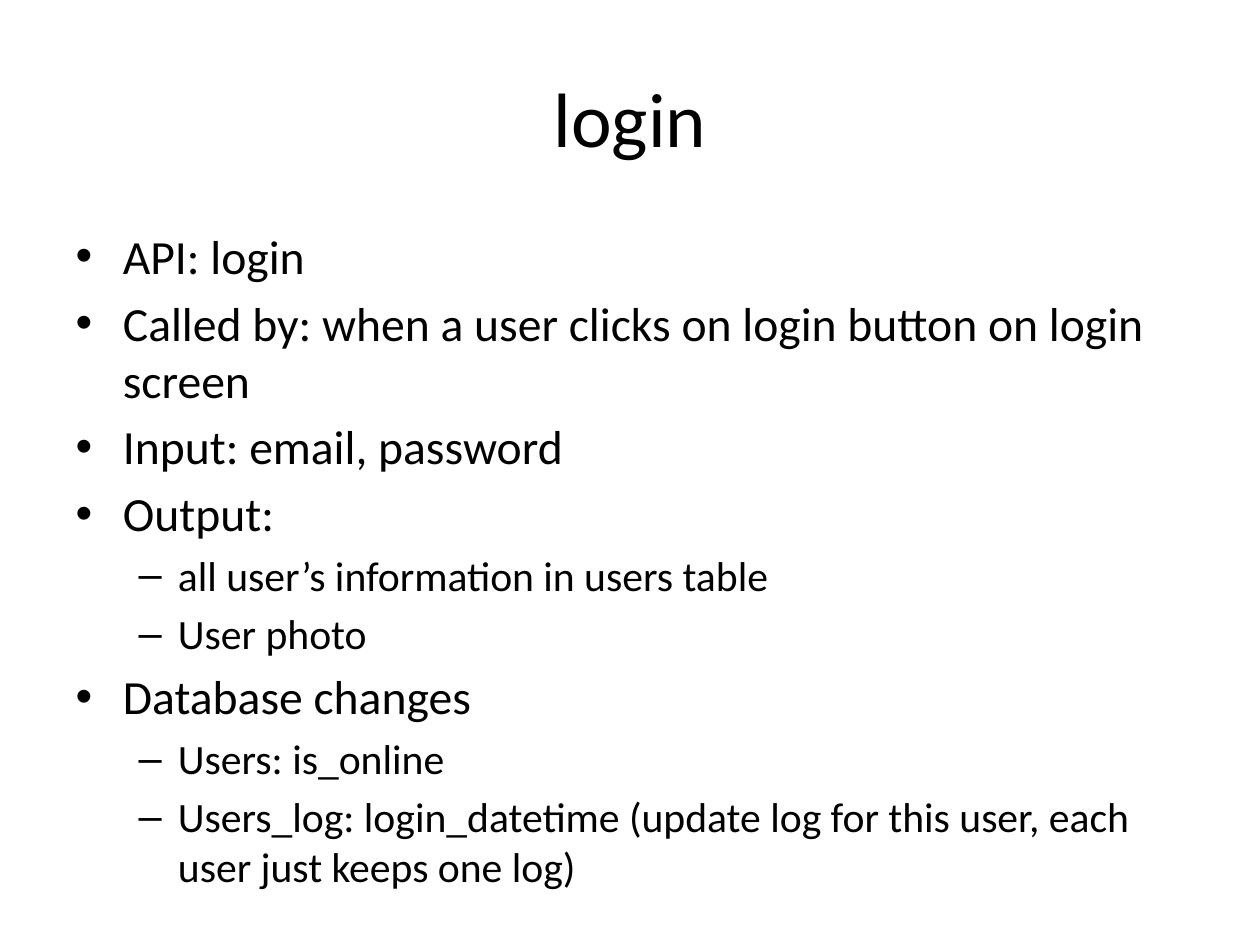
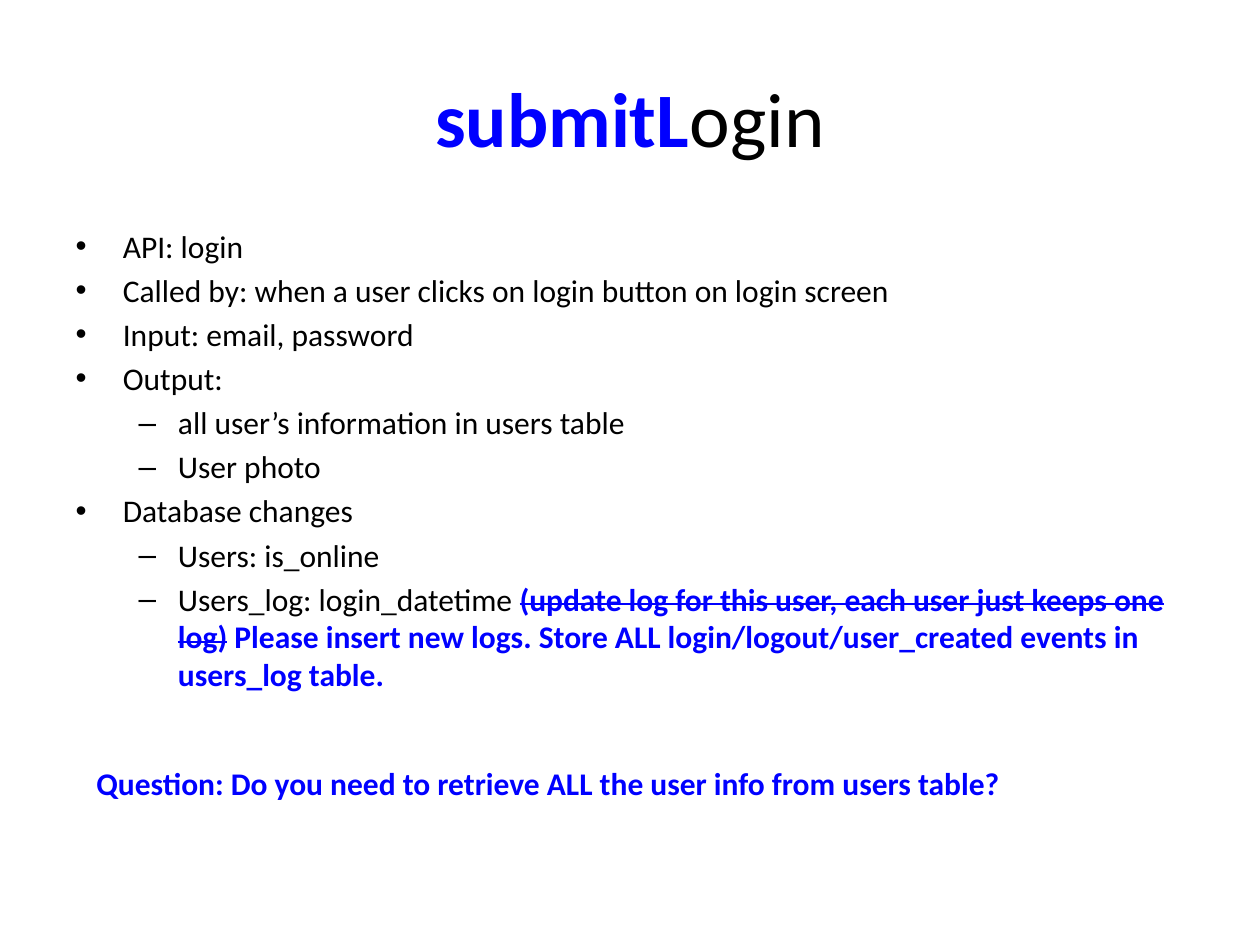
Before and after one commit to catalonia/mob, a slide deck: slide 5 of ws/WS Design Docs/API_Listing.pptx (slide 4 before the commit). Drawn at 1260x945 pixels with LibreOffice and Linux fonts; fonts in the diff are those of the drawing. Boxes give left, top, right and bottom in pixels: in the first picture for what was removed or moved away, otherwise in the second. Text is boxed around its words. In the diff, an @@ line names an element or a change of style, - is before the commit and + after.

```diff
--- a/ws/WS Design Docs/API_Listing.pptx
+++ b/ws/WS Design Docs/API_Listing.pptx
@@ title at bbox=[435, 93, 824, 161]: text changed; text colour #000000 to #0000FF; bold on @@
-login
+submitLogin
@@ text at bbox=[123, 236, 888, 572]: size 27.2 to 18 pt in "API: login", "Called by: when a user clicks on ...", "Input: email, password", "Output:" and 1 more places; size 23.8 to 18 pt in "all user’s information in users table", "User photo", "Users: is_online"; less space between paragraphs @@
@@ text at bbox=[178, 588, 1164, 692]: text changed; size 23.8 to 18 pt; text colour #000000 to #0000FF; bold on @@
-  – Users_log: login_datetime (update log for this user, each user just keeps one log)
+  – Users_log: login_datetime (update log for this user, each user just keeps one log) Please insert new logs. Store ALL login/logout/user_created events in users_log table.
@@ text added at bbox=[96, 773, 999, 800], 18 pt, text #0000FF, bold @@
+Question: Do you need to retrieve ALL the user info from users table?
```
Also in this commit, not shown: 6 other slides changed, 1 slide added.
